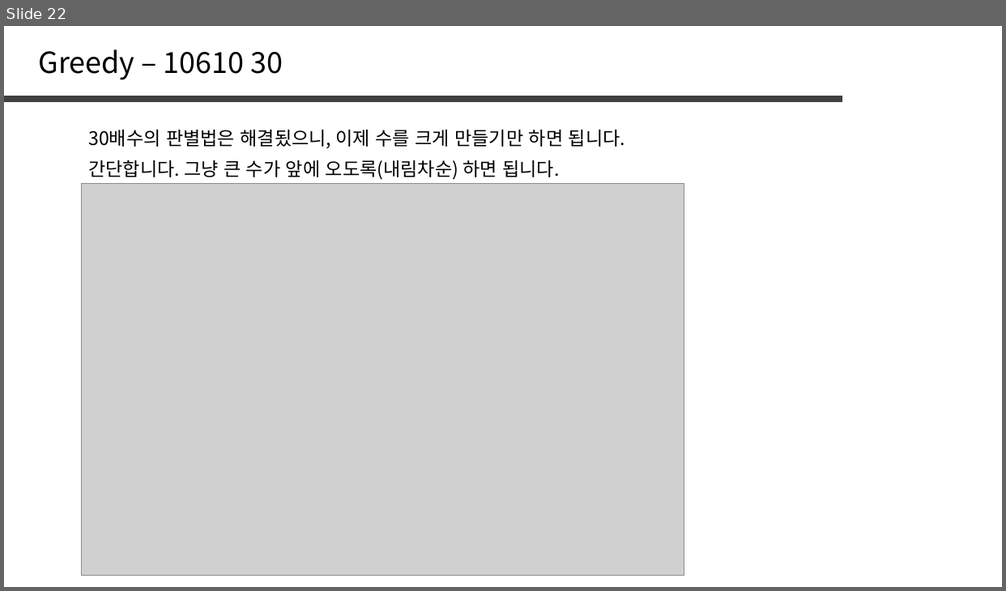
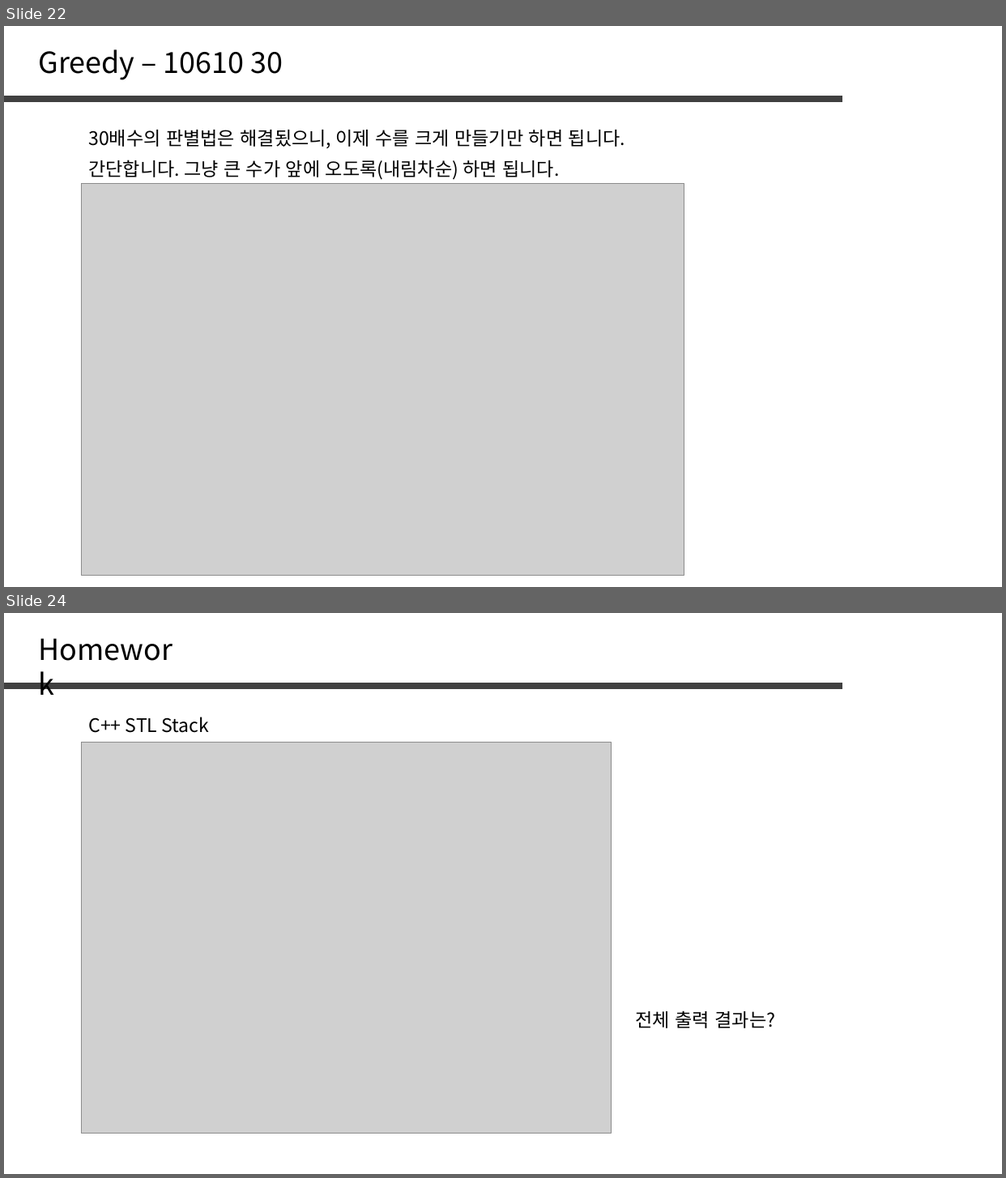
Before and after one commit to jaehoo1/PS-study, a slide deck: study/6_Greedy.pptx. Shown one above the other, each under a label of ours: slide 22 before the commit, slides 22 and 24 after it; the slides between them are not shown. The pictures are 1006x591 and 1006x1178 pixels, drawn with LibreOffice and Linux fonts; fonts in the diff are those of the drawing; grey boxes stand for pictures. Boxes give left, top, right and bottom in pixels: in the first picture for what was removed or moved away, otherwise in the second. Text is boxed around its words. In the diff, an @@ line names an element or a change of style, - is before the commit and + after.

```diff
--- a/study/6_Greedy.pptx
+++ b/study/6_Greedy.pptx
@@ slide 24 added at [4,613,1002,1174], background #FFFFFF @@
@@ text added at [31,628,195,670], 28 pt, text #000000 @@
+Homework
@@ line added from (4, 686) to (842, 686), #404040 6 pt @@
@@ text added at [88,717,210,733], 18 pt, text #000000 @@
+C++ STL Stack
@@ picture added at [81,743,612,1134] @@
@@ text added at [636,1011,776,1029], 18 pt, text #000000 @@
+전체 출력 결과는?
```
Also in this commit, not shown: 1 slide changed, 1 other slide added.
